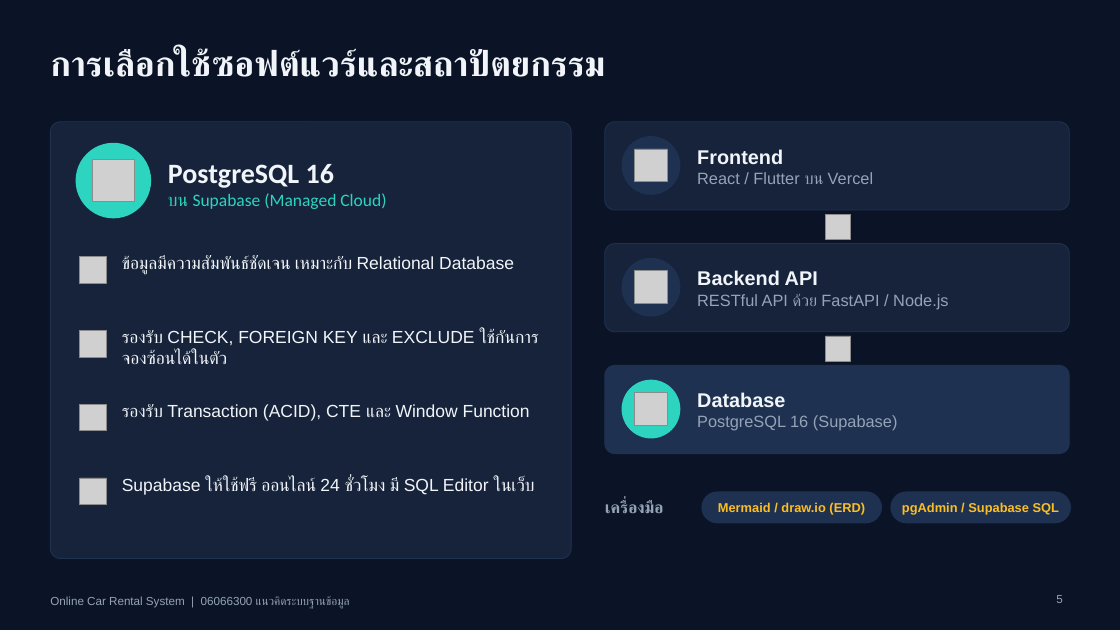
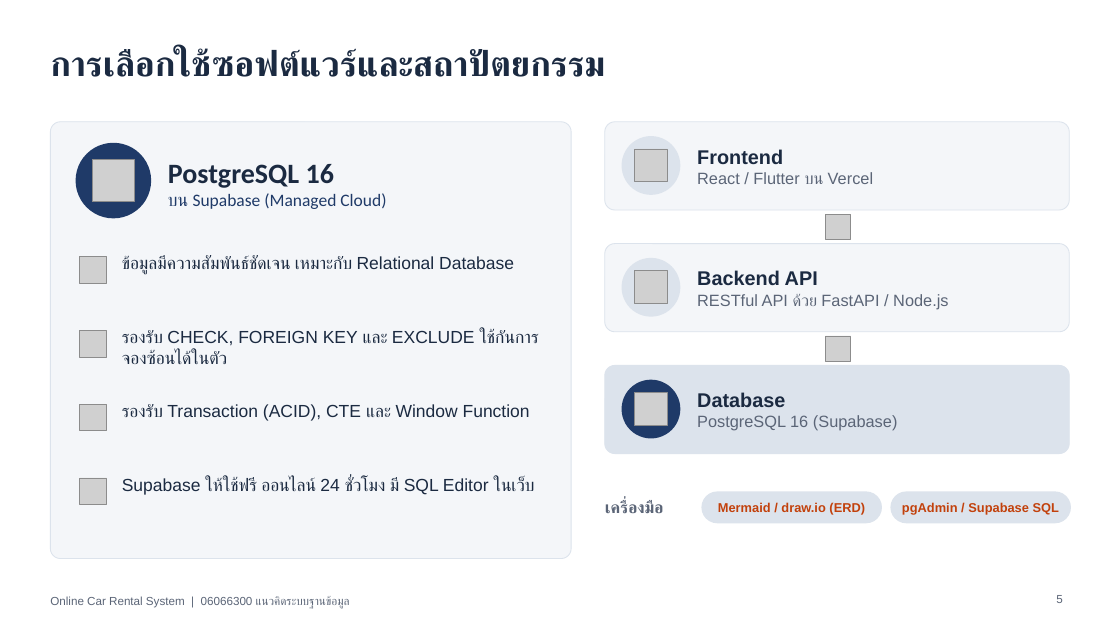
Before and after one commit to 68070299-lang/data, a slide deck: slide 5 of presentation/Online_Car_Rental_System.pptx. Drawn at 1120x630 pixels with LibreOffice and Linux fonts; fonts in the diff are those of the drawing; grey boxes stand for pictures. Boxes give left, top, right and bottom in pixels: in the first picture for what was removed or moved away, otherwise in the second. Text is boxed around its words. In the diff, an @@ line names an element or a change of style, - is before the commit and + after.

```diff
--- a/presentation/Online_Car_Rental_System.pptx
+++ b/presentation/Online_Car_Rental_System.pptx
@@ background #0B1426 to #FFFFFF @@
@@ ellipse at bbox=[76, 143, 151, 218]: fill #2DD4BF to #1F3A68 @@
@@ text "PostgreSQL 16" at bbox=[168, 164, 386, 209]: text colour #F1F5F9 to #1B2A41 in "PostgreSQL 16"; text colour #2DD4BF to #1F3A68 in "บน Supabase (Managed Cloud)" @@
@@ text "Frontend" at bbox=[697, 149, 873, 184]: text colour #F1F5F9 to #1B2A41 in "Frontend"; text colour #94A3B8 to #5B6577 in "React / Flutter บน Vercel" @@
@@ fill #16233B to #F4F6F9; outline #1F3150 0.75 pt to #DCE3EC 0.75 pt in 3 elements at bbox=[50, 122, 571, 559], bbox=[605, 122, 1070, 210], bbox=[605, 244, 1070, 332] @@
@@ text "Backend API" at bbox=[697, 270, 948, 309]: text colour #F1F5F9 to #1B2A41 in "Backend API"; text colour #94A3B8 to #5B6577 in "RESTful API ด้วย FastAPI / Node.js" @@
@@ rounded rectangle at bbox=[605, 365, 1070, 454]: fill #1F3150 to #DCE3EC; outline #1F3150 0.75 pt to #DCE3EC 0.75 pt @@
@@ ellipse at bbox=[622, 380, 681, 439]: fill #2DD4BF to #1F3A68 @@
@@ text "Database" at bbox=[697, 392, 898, 431]: text colour #F1F5F9 to #1B2A41 in "Database"; text colour #94A3B8 to #5B6577 in "PostgreSQL 16 (Supabase)" @@
@@ text colour #F1F5F9 to #1B2A41 in 5 elements at bbox=[50, 49, 605, 77], bbox=[122, 256, 514, 275], bbox=[122, 330, 503, 364], bbox=[122, 404, 530, 421], bbox=[122, 477, 535, 495] @@
@@ text "Mermaid / draw.io (ERD)" at bbox=[718, 502, 865, 515]: text colour #FBBF24 to #C2410C @@
@@ text "pgAdmin / Supabase SQL" at bbox=[902, 502, 1059, 515]: text colour #FBBF24 to #C2410C @@
@@ fill #1F3150 to #DCE3EC in 4 elements at bbox=[622, 136, 681, 195], bbox=[622, 258, 681, 317], bbox=[702, 492, 882, 523], bbox=[891, 492, 1071, 523] @@
@@ text colour #94A3B8 to #5B6577 in 3 elements at bbox=[605, 501, 664, 513], bbox=[1056, 595, 1062, 603], bbox=[50, 596, 350, 609] @@
```
Also in this commit, not shown: 17 other slides changed, 2 other files.
